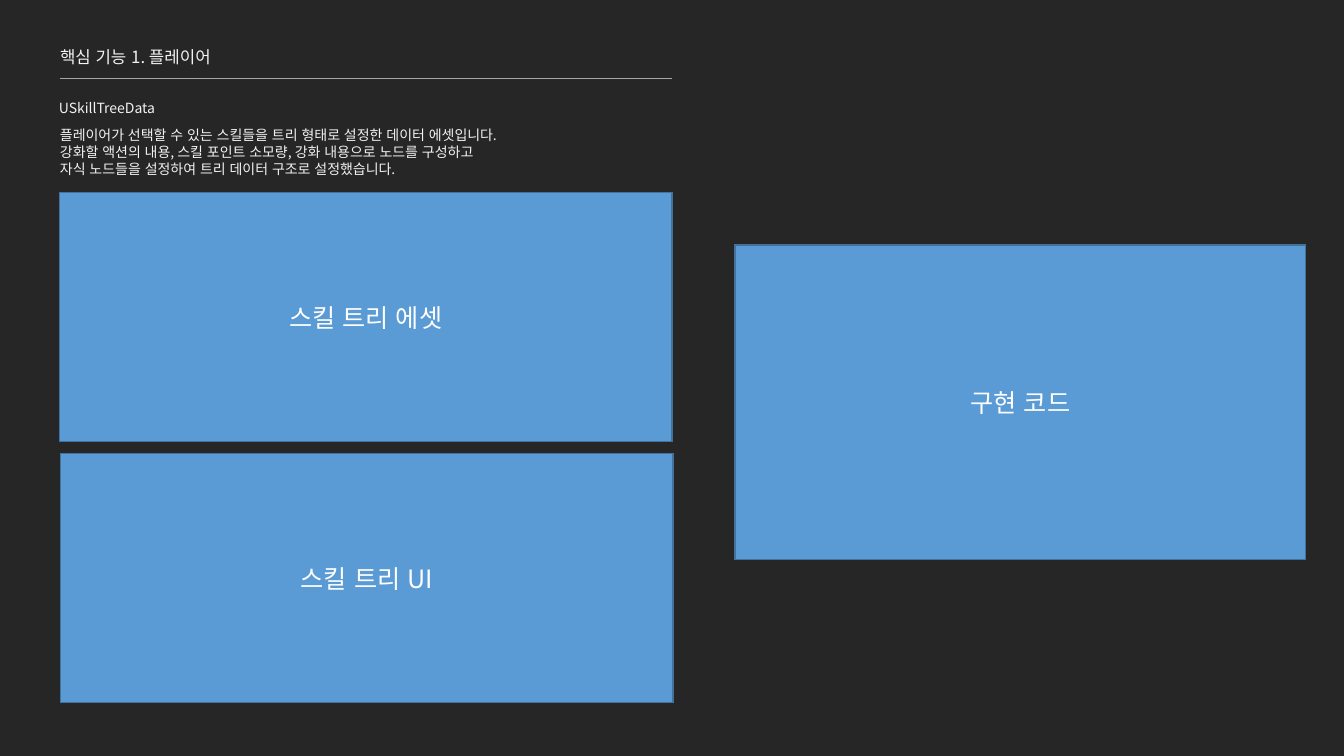
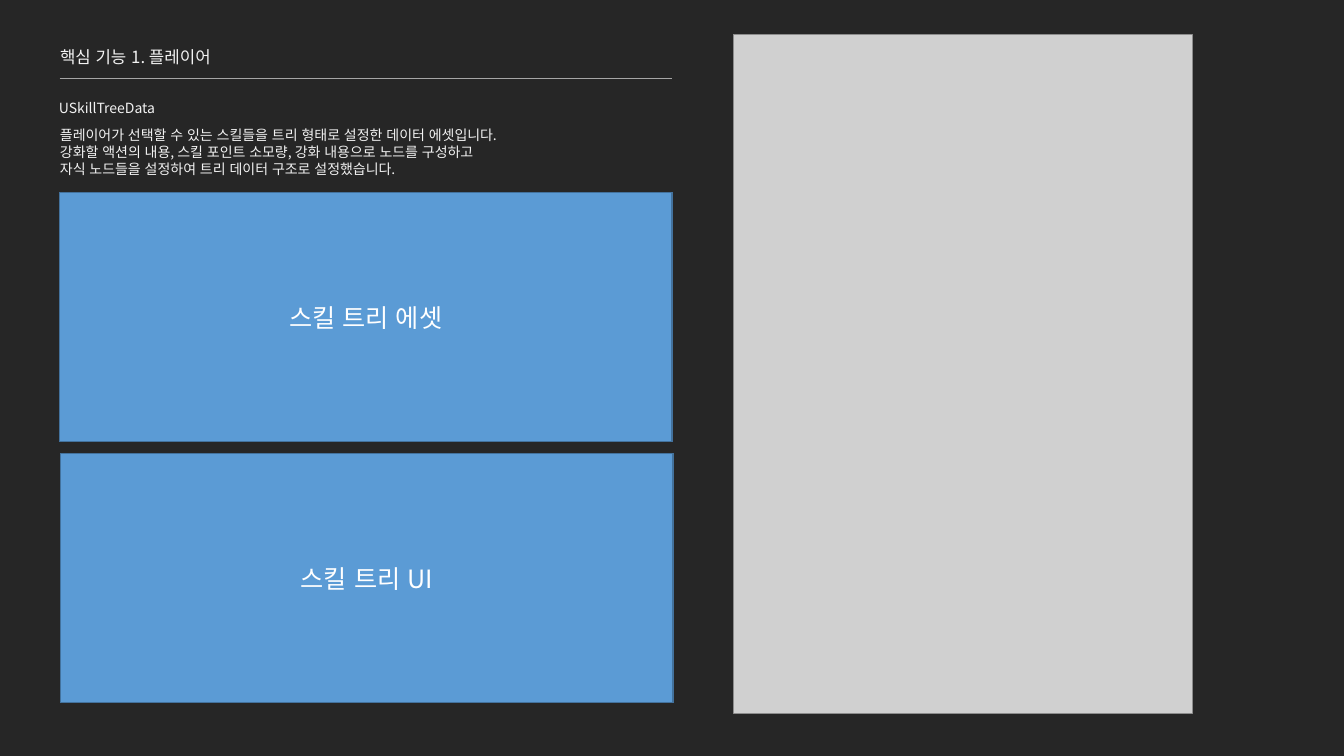
Before and after one commit to jhk0701/project-ARPGHunter, a slide deck: slide 15 of Docs/UnrealEngine_문서_김정환.pptx. Drawn at 1344x756 pixels with LibreOffice and Linux fonts; fonts in the diff are those of the drawing; grey boxes stand for pictures. Boxes give left, top, right and bottom in pixels: in the first picture for what was removed or moved away, otherwise in the second. Text is boxed around its words. In the diff, an @@ line names an element or a change of style, - is before the commit and + after.

```diff
--- a/Docs/UnrealEngine_문서_김정환.pptx
+++ b/Docs/UnrealEngine_문서_김정환.pptx
@@ picture added at (734, 34, 1193, 713) @@
@@ rectangle removed at (735, 245, 1306, 560) @@
-구현 코드
```
Also in this commit, not shown: 10 other slides changed.
